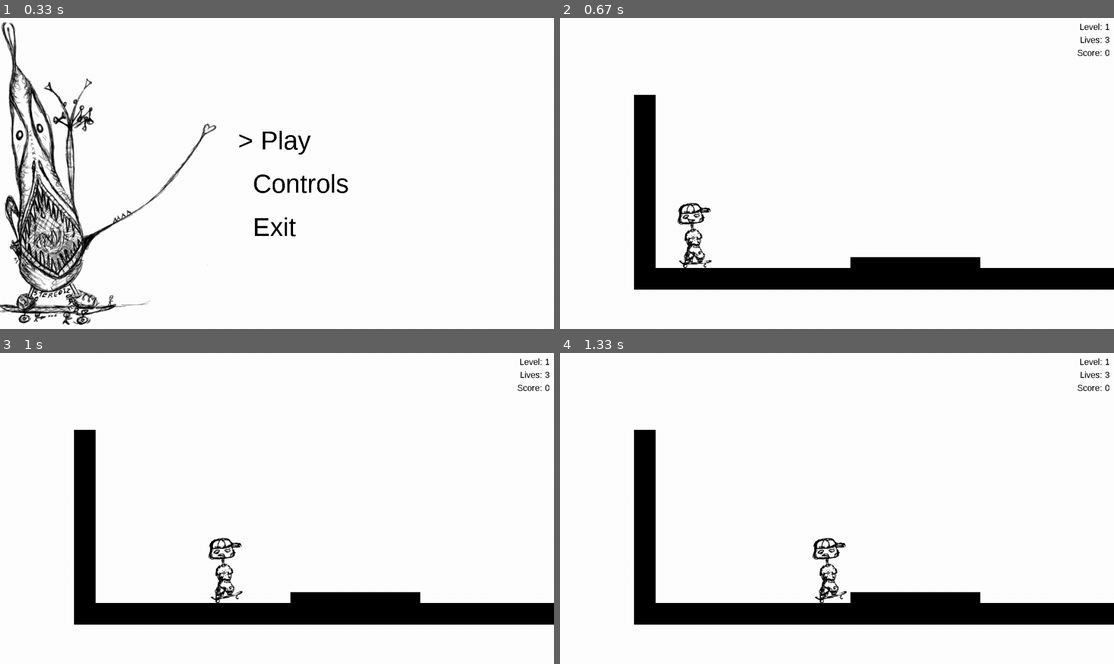
Above: before the commit, frames 1-4 (two rows, left to right).
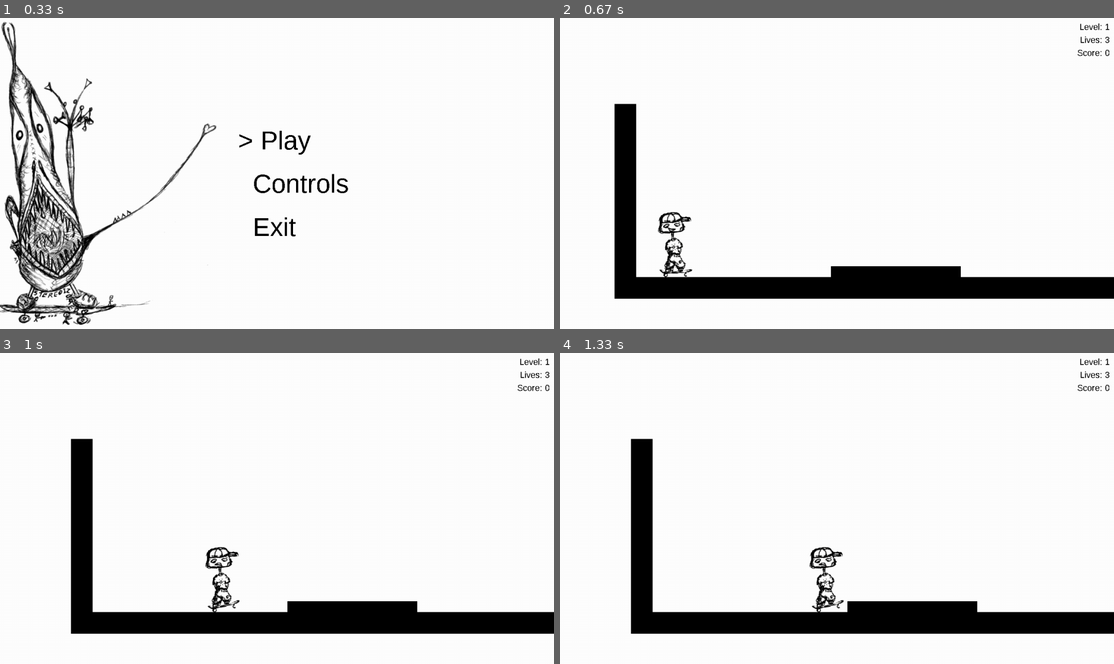
Above: after the commit, the same moments.

Repository: spookydoodle/bounce_pygame
Game: pygame game, started from main.py
The game is run twice, just before and just after one commit, with the same random seed, the same clock (stepped at 60 frames per second) and the same inputs.
Inputs:
- Up to frame 1 (0.33 s): no input
- Up to frame 2 (0.67 s): tap Enter at 0.33 s
- Up to frame 3 (1 s): hold D from 0.67 s (still down); hold Up from 0.67 s (still down)
- Up to frame 4 (1.33 s): release D at 1.13 s; release Up at 1.13 s; hold Q from 1.17 s (still down); hold Up from 1.17 s (still down)

Frame 1 is identical in both runs. In frame 2, 11% of the frame differs, in the area x 9-100%, y 24-91%; in frame 3, 6.7%; in frame 4, 6.7%.

Commit message:
Camera smoothing

Diff:
--- a/skater/camera.py
+++ b/skater/camera.py
@@ -1,14 +1,12 @@
 
 class Camera:
-
     def __init__(self):
         self.x = 0
         self.y = 0
 
-
     def adjust(self, screen, player):
 
-        LAG = 0.99
+        LAG = 0.01
 
         self.adjust_x(screen, player, LAG)
         self.adjust_y(screen, player, LAG)
@@ -16,49 +14,48 @@
 
     def adjust_x(self, screen, player, lag):
         """
-        Changes camera x parameteres depending on the location of the player on screen x axis
+        Computes the required camera adjustment depending on player's location and camera's current x shift
         """
-        MARGIN_LEFT = 0.2
-        MARGIN_RIGHT = 0.5
+        margin_left = 0.2
+        margin_right = 0.3
 
         # point when camera should move down / up dependent on player's vertical position on the screen
-        cam_thresh_left = screen.get_rect().x + MARGIN_LEFT * screen.get_rect().width
-        cam_thresh_right = screen.get_rect().x + MARGIN_RIGHT * screen.get_rect().width
+        cam_thresh_left = margin_left * screen.get_rect().width
+        cam_thresh_right = margin_right * screen.get_rect().width
 
-        if player.rect.x < cam_thresh_left:
+        # compute camera / player coordinates on the screen
+        player_position = player.rect.x + player.rect.width / 2
+        camera_focus = self.x + screen.get_rect().width / 2
 
-            ##### hey rwa: with this commented code below the game looks a lot less smooth
-            ##### and distances between obstacles are not correct.
+        relative_player_position = player_position - camera_focus
 
-            #self.x -= abs(player.rect.x - cam_thresh_left) * lag
-            self.x -= 1
-
-        elif player.rect.x > cam_thresh_right:
-            #self.x += abs(player.rect.x - cam_thresh_right) * lag
-            self.x += 1
+        if relative_player_position > cam_thresh_right or relative_player_position < -1 * cam_thresh_left:
+            # player is outside of camera's focus -> move camera
+            self.x += relative_player_position * lag
 
         else:
-            self.x = 0
-
+            # player is within camera's focus -> do nothing
+            pass
 
     def adjust_y(self, screen, player, lag):
-        """
-        Changes camera y parameteres depending on the location of the player on screen y axis
-        """
-        MARGIN_TOP = 0.3
-        MARGIN_BOTTOM = 0.6
+            """
+            see `adjust_x`
+            """
+            margin_top = 0.3
+            margin_bottom = 0.5
 
-        # point when camera should move down / up dependent on player's vertical position on the screen
-        cam_thresh_up = screen.get_rect().y + MARGIN_TOP * screen.get_rect().height
-        cam_thresh_down = screen.get_rect().y + MARGIN_BOTTOM * screen.get_rect().height
+            cam_thresh_top = margin_top * screen.get_rect().height
+            cam_thresh_bottom = margin_bottom * screen.get_rect().height
 
-        if player.rect.y < cam_thresh_up:
-            #self.y -= abs(player.rect.y - cam_thresh_up) * lag
-            self.y -= 1
+            player_position = player.rect.y + player.rect.height / 2
+            camera_focus = self.y + screen.get_rect().height / 2
 
-        elif player.rect.y > cam_thresh_down:
-            #self.y += abs(player.rect.y - cam_thresh_down)
-            self.y += 1
+            relative_player_position = player_position - camera_focus
 
-        else:
-            self.y = 0
+            if relative_player_position < -1 * cam_thresh_bottom or relative_player_position > cam_thresh_top:
+                # player is outside of camera's focus -> move camera
+                self.y += relative_player_position * lag
+
+            else:
+                # player is within camera's focus -> do nothing
+                pass
--- a/skater/game.py
+++ b/skater/game.py
@@ -100,7 +100,7 @@
         font = pygame.font.SysFont('Arial', 40)
 
         # clean game area
-        screen.fill(WHITE, (0 - self.camera.x, 0, screen.get_size()[0], screen.get_size()[1]))
+        screen.fill(WHITE, (0, 0, screen.get_size()[0], screen.get_size()[1]))
 
         if not self.game_over:
 
@@ -113,13 +113,13 @@
                 # self.level - 1 because drawing takes place in main after score was increased
                 won_level_text = ["Level " + str(self.level) + " beated!", "Press Y key to continue"]
                 for i, text in enumerate(won_level_text):
-                    draw_text(screen, text, font, BLACK, "L", 500 - self.camera.x, 300 + i * 50)
+                    draw_text(screen, text, font, BLACK, "L", 500, 300 + i * 50)
 
         # Game over screen
         else:
             game_over_text = ["You lost!", "Total score: {}".format(self.score.total_score),  "Do you want to continue? Y/N"]
             for i, text in enumerate(game_over_text):
-                draw_text(screen, text, font, BLACK, "L", 500 - self.camera.x, 300 + i * 50)
+                draw_text(screen, text, font, BLACK, "L", 500, 300 + i * 50)
 
             self.draw_main_game(screen, BLACK)
 
@@ -137,9 +137,6 @@
         # Draw scores in right top corner
         self.draw_game_results(screen, self.score, color)
 
-        # update player image in new position
-        screen.blit(self.player.image, (self.player.rect.x, self.player.rect.y))
-
 
     def draw_ground(self, screen, color):
         screen.fill(color, (0, 700, screen.get_size()[0], 20))
--- a/skater/player.py
+++ b/skater/player.py
@@ -25,7 +25,7 @@
 
         # make collider smaller than the image
         band = 4
-        self.collide_rect = pygame.Rect(self.rect.x + band, self.rect.top, self.rect.width - 2*band, self.rect.height)
+        # self.collide_rect = pygame.Rect(self.rect.x + band, self.rect.top, self.rect.width - 2*band, self.rect.height)
 
         # speed is used for movement to left/right
         self.speed = speed
@@ -69,7 +69,7 @@
         if not self.is_jumping:
 
             # here need to change to also use the dictionary CONTROLS - tbd later
-            if (keystate[K_RIGHT] or keystate[K_d]) and self.rect.x < (screen.get_size()[0] - self.rect.width):
+            if (keystate[K_RIGHT] or keystate[K_d]):# and self.rect.x < (screen.get_size()[0] - self.rect.width):
                 self.moving_direction_x = 1
                 self.speed = self.v0
 
@@ -125,7 +125,6 @@
         # find x position of the closest obstacle edges on the right and left side of the player
         limit_right = min(obstacle.rect.left for obstacle in gameboard.obstacles_right(self))
         limit_left = max(obstacle.rect.right for obstacle in gameboard.obstacles_left(self))
-
 
         # stop movement if collision on the right of the player takes place
         if self.moving_direction_x > 0 and self.rect.right > limit_right:
--- a/skater/render_functions.py
+++ b/skater/render_functions.py
@@ -11,9 +11,5 @@
 
 def draw_sprite(screen, sprite, camera):
 
-    # draw sprite on screen dependent on camera position
-    sprite_rect = sprite.rect
-    sprite_rect.x -= camera.x
-    sprite_rect.y -= camera.y
-
-    screen.blit(sprite.image, sprite_rect)
+    rendering_position = (sprite.rect.x - camera.x, sprite.rect.y - camera.y)
+    screen.blit(sprite.image, rendering_position)
